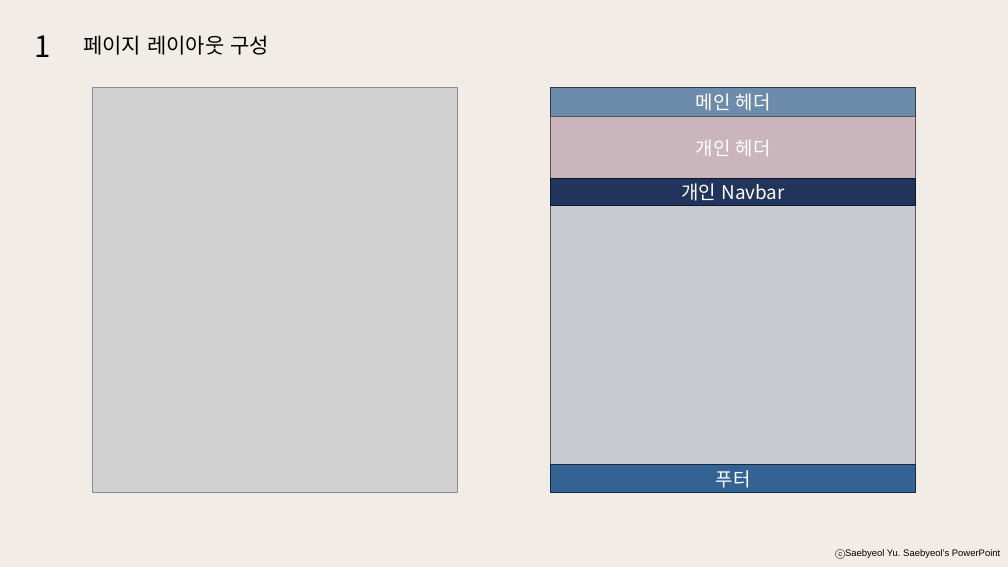
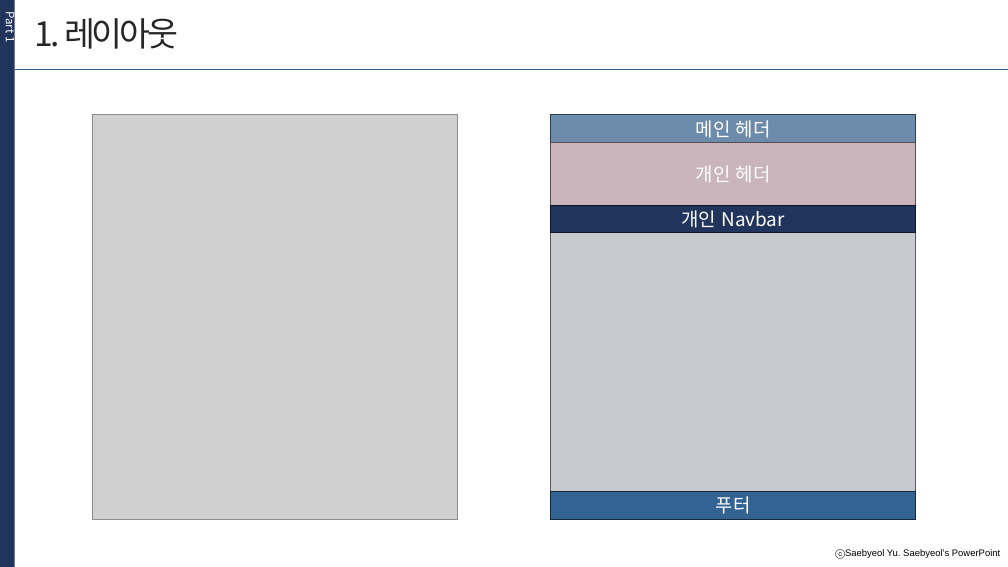
Before and after one commit to geoni4/summary, a slide deck: slide 6 of 프로젝트 발표자료 모음/jsp-servlet 발표 자료/jsp-servlet 발표자료.pptx (slide 5 before the commit). Drawn at 1008x567 pixels with LibreOffice and Linux fonts; fonts in the diff are those of the drawing; grey boxes stand for pictures. Boxes give left, top, right and bottom in pixels: in the first picture for what was removed or moved away, otherwise in the second. Text is boxed around its words. In the diff, an @@ line names an element or a change of style, - is before the commit and + after.

```diff
--- a/프로젝트 발표자료 모음/jsp-servlet 발표 자료/jsp-servlet 발표자료.pptx
+++ b/프로젝트 발표자료 모음/jsp-servlet 발표 자료/jsp-servlet 발표자료.pptx
@@ background #F1ECE6 to #FFFFFF @@
@@ rectangle added at [0,0,14,567], fill #21345C @@
@@ text at [3,14,20,42]: text changed; size 28 to 11 pt; text colour #000000 to #FFFFFF @@
-1
+Part 1
@@ text at [35,18,178,49]: text changed; size 20 to 32 pt; text colour #000000 to #262626 @@
-페이지 레이아웃 구성
+1. 레이아웃
@@ line added from (14, 69) to (1008, 69), #326393 0.5 pt @@
@@ 5 rectangles, 1 picture: place and size @@
-5 rectangles, 1 picture at [92,88,916,493]
+5 rectangles, 1 picture at [92,114,916,520]
```
Also in this commit, not shown: 4 other slides changed, 7 slides added, 32 slides removed, 5 other files.
